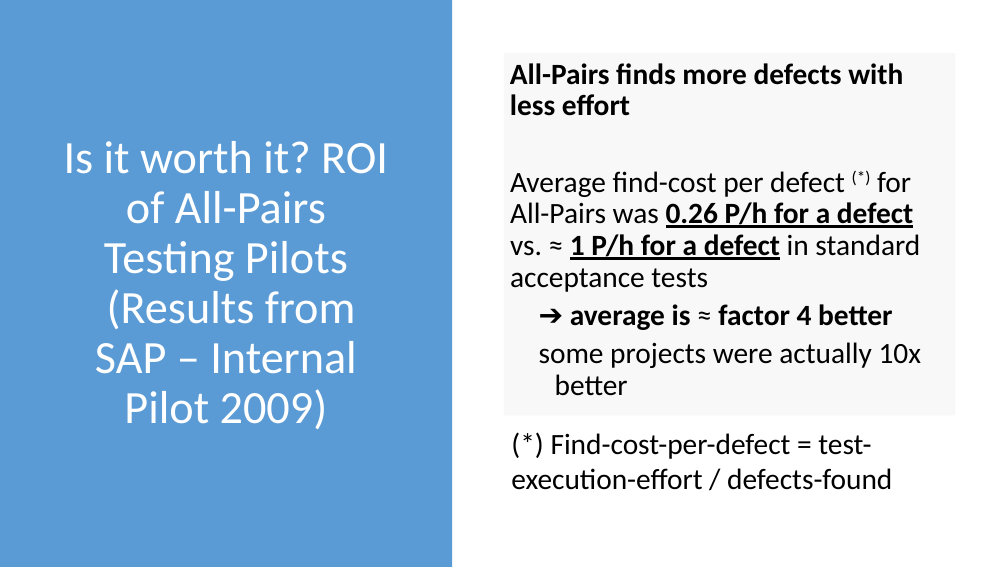
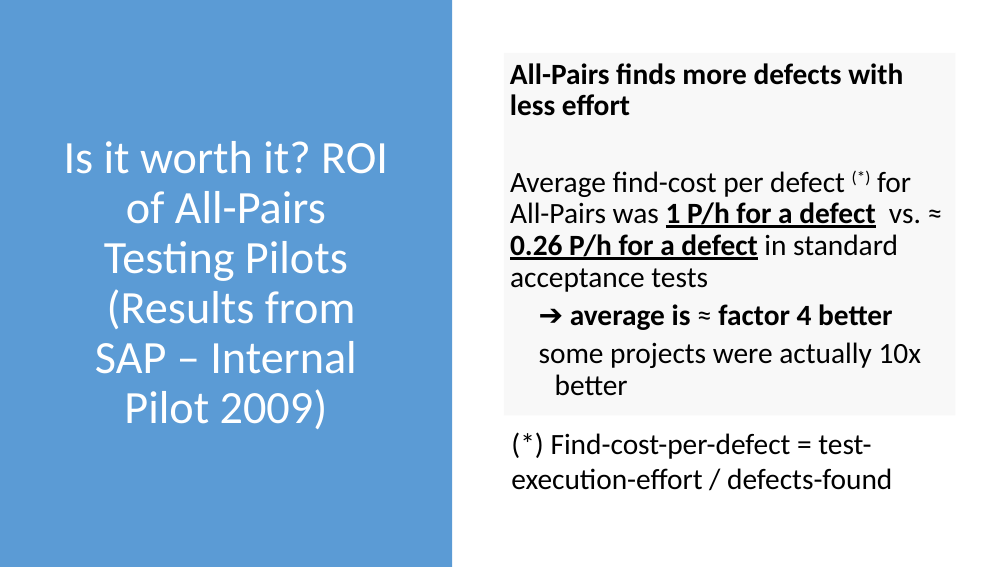
Before and after one commit to kthanasi-git/SW_Engineering, a slide deck: slide 32 of SOFTWARE ENGINEERING/SLIDES/15-Black Box Testing.pptx. Drawn at 1008x567 pixels with LibreOffice and Linux fonts; fonts in the diff are those of the drawing. Boxes give left, top, right and bottom in pixels: in the first picture for what was removed or moved away, otherwise in the second. Text is boxed around its words. In the diff, an @@ line names an element or a change of style, - is before the commit and + after.

Commit message:
Adding some more things about testing

```diff
--- a/SOFTWARE ENGINEERING/SLIDES/15-Black Box Testing.pptx
+++ b/SOFTWARE ENGINEERING/SLIDES/15-Black Box Testing.pptx
@@ text in rectangle at (510, 171, 921, 292): text changed @@
-  Average find-cost per defect (*) for All-Pairs was 0.26 P/h for a defect vs. ≈ 1 P/h for a defect in standard acceptance tests
+  Average find-cost per defect (*) for All-Pairs was 1 P/h for a defect vs. ≈ 0.26 P/h for a defect in standard acceptance tests
```
Also in this commit, not shown: 1 other slide changed, 2 slides added, 3 other files.
